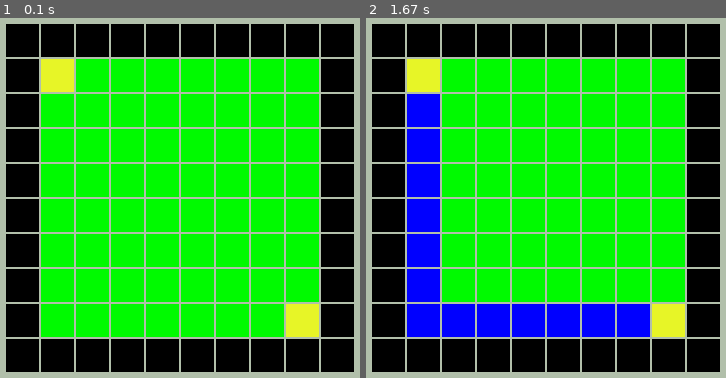
Above: before the commit, frames 1-2 (left to right).
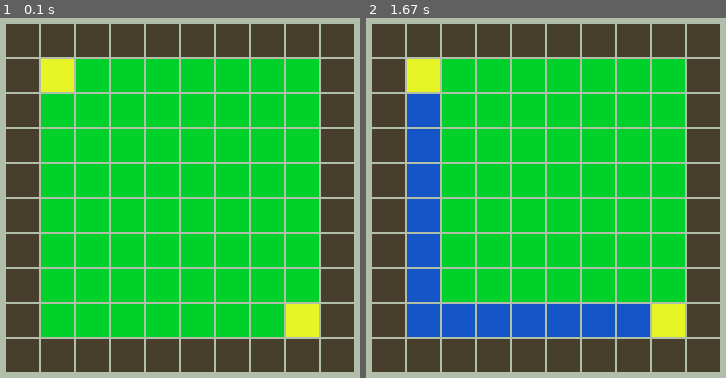
Above: after the commit, the same moments.

Repository: KrystofMaxaCZ/BFSvsA-Pygame
Game: pygame game, started from main.py
Two runs of this game, one before a commit and one after it. Both use one fixed random seed, a clock stepped at 60 frames per second and the inputs below.
Inputs (mouse positions are in pixels of both pictures, inside the frame that each line leads up to):
- Up to frame 1 (0.1 s): no input
- Up to frame 2 (1.67 s): tap W at 0.33 s; click (549, 248) at 0.72 s

The runs differ from the first frame. In frame 1, 82% of the frame differs, in the area x 1-99%, y 1-99%; in frame 2, 82%.

Commit message:
Uprava kodu, zobecneni, popis funkci

Diff:
--- a/main.py
+++ b/main.py
@@ -16,50 +16,69 @@
 
 POLE_WIDTH = 10
 POLE_HEIGHT = 10
-WALL_COLOR = (250,0,0)
-BOARDER_COLOR = (0,0,0)
-AVAILABLE_COLUMN_COLOR = (0,250,0)
+WALL_COLOR = (179, 2, 2)
+BOARDER_COLOR = (71, 62, 44)
+WAY_COLOR = (20, 86, 199)
+AVAILABLE_COLUMN_COLOR = (0, 209, 42)
 
 
 
 
 #PRIPRAVA PROSTREDI
-
-buttons = [] # nepotrebne, smaze se
 node_matrix = [] # 2D pole, list kde jsou prvky listy obashujici objkety typu Button
 
 # Vyroba policek pomoci objektu Button
-for y in range(POLE_HEIGHT):
-    row = []
-    for x in range(POLE_WIDTH):
-        # border - vyroba okraje pole
-        if (x == 0) or (x == (POLE_WIDTH - 1)) or (y == 0) or (y==(POLE_HEIGHT - 1)):
-            button = Button(screen,y,x,BOARDER_COLOR, 200 + x * 35, 200 + y * 35, 33, 33, 2)
-            buttons.append(button) # smazat
-            row.append(button)
-        # border - vyroba okraje pole
-        elif (x==1 and y==1) or (x==(POLE_WIDTH-2) and y==(POLE_HEIGHT-2)):
-            button = Button(screen,y,x, (231, 245, 39), 200 + x * 35, 200 + y * 35, 33, 33, 0)
-            buttons.append(button)
-            row.append(button)
-        # free space - zelene policka volna
-        else:
-            button = Button(screen,y,x, AVAILABLE_COLUMN_COLOR, 200 + x * 35, 200 + y * 35, 33, 33, 0)
-            buttons.append(button)
-            row.append(button)
-    node_matrix.append(row)
+def prepare2DGrid():
+    """
+    Docstring for prepare2DGrid
+    Vyroba policek pomoci objektu Button
+    - rozlisujeme border/hranici a starting/end node
+
+    objekty jsou ulozene logicky:
+        - v row jsou samotne prvky buttons
+        - v node_matric jsou ulozene listy row
+    """
+    for y in range(POLE_HEIGHT):
+        row = []
+        for x in range(POLE_WIDTH):
+            # border - vyroba okraje pole
+            if (x == 0) or (x == (POLE_WIDTH - 1)) or (y == 0) or (y==(POLE_HEIGHT - 1)):
+                button = Button(screen,y,x,BOARDER_COLOR, 200 + x * 35, 200 + y * 35, 33, 33, 2)
+                row.append(button)
+            # starting and end
+            elif (x==1 and y==1) or (x==(POLE_WIDTH-2) and y==(POLE_HEIGHT-2)):
+                button = Button(screen,y,x, (231, 245, 39), 200 + x * 35, 200 + y * 35, 33, 33, 0)
+                row.append(button)
+            # free space - zelene policka volna
+            else:
+                button = Button(screen,y,x, AVAILABLE_COLUMN_COLOR, 200 + x * 35, 200 + y * 35, 33, 33, 0)
+                row.append(button)
+        node_matrix.append(row)
 
 
 def wayBack(node: Button, starting_node):
+    """
+    Rekurzivne najde cestu z end_node do starting_node a obarvuje
+
+    :param node: prvni zavolani je to end_node, dalsi jsou to predchudci, proto pojmenovani pouze node
+    :param starting_node: node ze ktereho jsme zacinali, tak tam chceme dorazit
+    """
     if node.predecessor != starting_node:
-        node.predecessor.color = (0,0,255)
+        node.predecessor.color = WAY_COLOR
         wayBack(node.predecessor, starting_node)
 
 # https://www.youtube.com/watch?v=HZ5YTanv5QE
-def findTheWay(node_matrix, starting_node, end_node):
+def BFS(node_matrix, starting_node, end_node):
+    """
+    Najde nejkratsi cestu mezi starting_node a end_node
+
+    :param node_matrix: 2Dpole buttons/node
+    :param starting_node: node ze ktereho zaciname
+    :param end_node: node kde koncime
+    """
     # zacneme od startu
     queue = deque()
-    starting_node.distnace = 10
+    starting_node.distance = 10
     queue.append(starting_node)
     # indexy v 2D poli
     row = starting_node.row
@@ -115,27 +134,13 @@
         print("cesta neexistuje")
 
 
+# PREPARE GAME
+prepare2DGrid()
 
-
-# zkouska
-# findTheWay(node_matrix, node_matrix[1][1])
-# print()
-# print()
-# print()
-# for row in node_matrix:
-#     for button in row:
-#         print(f"{button.distance} ", end="")
-#     print()
-
-# print()
-# print()
-# for row in node_matrix:
-#     for button in row:
-#         print(button)
+starting_node = node_matrix[1][1]
+end_node = node_matrix[POLE_HEIGHT-2][POLE_WIDTH-2]
 
 # GAME LOOP
-starting_node = node_matrix[1][1]
-end_node = node_matrix[POLE_HEIGHT-2][POLE_WIDTH-2]
 running = True
 while running:
     for event in pygame.event.get():
@@ -156,12 +161,13 @@
 
         if event.type == pygame.KEYDOWN:
             if event.key == pygame.K_w:
-                findTheWay(node_matrix, node_matrix[1][1], node_matrix[8][8])
+                BFS(node_matrix, starting_node, end_node)
     screen.fill(BACKGROUND_COLOR)
 
 
-    for btn in buttons:
-        btn.draw()
+    for row in node_matrix:
+        for button in row:
+            button.draw()
 
 
     pygame.display.update()
